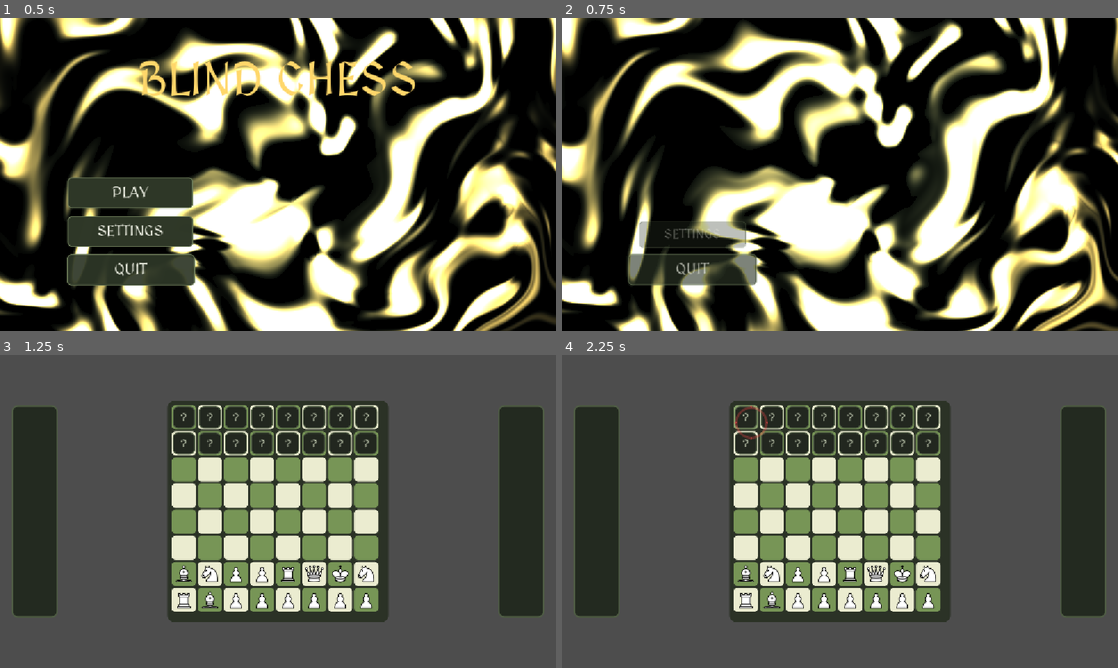
Above: before the commit, frames 1-4 (two rows, left to right).
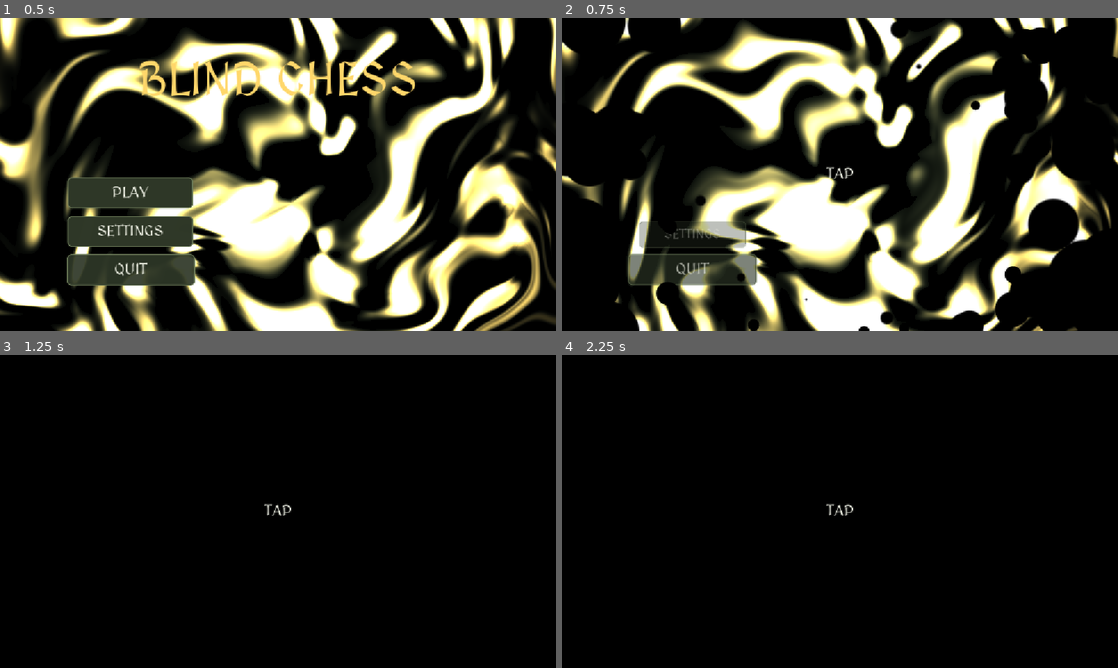
Above: after the commit, the same moments.

Repository: WMsans/blind-chess
Game: Godot game, scene res://scenes/menu.tscn
Two runs of this game, one before a commit and one after it. Both use one fixed random seed, a clock stepped at 60 frames per second and the inputs below.
Inputs (mouse positions are in pixels of both pictures, inside the frame that each line leads up to):
- Up to frame 1 (0.5 s): no input
- Up to frame 2 (0.75 s): click "PLAY" at 0.5 s
- Up to frame 3 (1.25 s): no input
- Up to frame 4 (2.25 s): move the mouse to (962, 495) at 1.27 s; hold Right (ui_right) 1.28-2 s; click (962, 495) at 1.42 s; click (745, 417) at 2.02 s

Frame 1 is identical in both runs. In frame 2, 11% of the frame differs, in the area x 0-100%, y 0-100%; in frame 3, 100%; in frame 4, 100%.

Commit message:
fix: better transitions

Diff:
--- /dev/null
+++ b/assets/shaders/circle_wipe.gdshader
@@ -0,0 +1,16 @@
+shader_type canvas_item;
+
+// gif-02 style wipe: black is only ever the union of circles that spawn at the
+// edges and grow inward. The CPU bakes, per pixel, the factor at which that
+// pixel gets swallowed, so this is a single lookup and threshold - there is no
+// solid region sweeping the screen, only growing circles.
+uniform vec4 base_color : source_color = vec4(0.0, 0.0, 0.0, 1.0);
+uniform float factor : hint_range(0.0, 1.0, 0.01) = 0.0;
+uniform sampler2D field_texture;
+uniform float edge : hint_range(0.0, 0.2, 0.001) = 0.02;
+
+void fragment() {
+	float t = texture(field_texture, UV).r;
+	COLOR.rgb = base_color.rgb;
+	COLOR.a = smoothstep(t, t + edge, factor) * base_color.a;
+}
--- a/scenes/menu.tscn
+++ b/scenes/menu.tscn
@@ -1,10 +1,11 @@
-[gd_scene load_steps=7 format=3 uid="uid://frlgcxc465gs"]
+[gd_scene load_steps=8 format=3 uid="uid://frlgcxc465gs"]
 
 [ext_resource type="Shader" path="res://assets/shaders/menu_background.gdshader" id="1_bg"]
 [ext_resource type="Script" path="res://scripts/ui/menu.gd" id="2_menu"]
 [ext_resource type="Script" path="res://scripts/ui/animated_button.gd" id="3_btn"]
 [ext_resource type="Script" path="res://scripts/ui/setting_row.gd" id="4_row"]
 [ext_resource type="Script" path="res://scripts/ui/settings_menu.gd" id="5_settings"]
+[ext_resource type="PackedScene" path="res://scenes/transition.tscn" id="6_transition"]
 
 [sub_resource type="ShaderMaterial" id="SM_bg"]
 shader = ExtResource("1_bg")
@@ -178,3 +179,5 @@
 accessibility_name = "Back"
 text = "BACK"
 script = ExtResource("3_btn")
+
+[node name="TurnTransition" parent="." instance=ExtResource("6_transition")]
--- a/scripts/game/transition.gd
+++ b/scripts/game/transition.gd
@@ -1,17 +1,33 @@
 extends Control
-## Full-screen black transition that covers the board for a turn hand-off.
+## Full-screen black transition used for turn hand-offs and scene changes.
 ##
-## Uses the Godot Shaders "transition shader with patterns" with a radial
-## gradient, so the wipe closes like an iris. Both textures are generated in
-## code - no binary assets - and the single `factor` uniform drives both
-## directions: cover() runs it 0 -> 1, reveal() runs it back.
+## Reproduces the godotshaders "transition_02" look: black is only ever the
+## union of circles that spawn at the screen edges and grow inward, new ones
+## appearing progressively closer to the centre. The coverage field - for each
+## pixel, the factor at which a growing circle swallows it - is baked on the CPU
+## into a texture, so the shader is one lookup and threshold and no solid region
+## ever sweeps the screen. `factor` drives both directions: cover() runs it
+## 0 -> 1, reveal() runs it back.
 
 signal dismissed
 
-const SHADER := preload("res://assets/shaders/transition.gdshader")
-const COVER_TIME := 0.45
-const REVEAL_TIME := 0.35
-const TEX_SIZE := 256
+const SHADER := preload("res://assets/shaders/circle_wipe.gdshader")
+const COVER_TIME := 1.8
+const REVEAL_TIME := 1.8
+## Field width in texels; height follows the viewport aspect so baked circles
+## stay round on any window shape.
+const FIELD_WIDTH := 256
+const BLOB_COUNT := 90
+## Factor at which a circle at the screen edge / dead centre first appears.
+const SPAWN_OUTER := 0.02
+const SPAWN_INNER := 0.65
+## Value for a pixel no circle covers: it only blacks out at the very end.
+const FIELD_MAX := 0.97
+
+## Set by a caller (the menu) just before a scene swap: the next veil to enter
+## the tree starts fully covered and reveals itself, so the new scene never
+## flashes before its own transition takes over. One-shot, consumed on ready.
+static var start_covered := false
 
 @onready var Black := get_node("Black") as ColorRect
 @onready var Prompt := get_node("Prompt") as Label
@@ -26,12 +42,16 @@
 	_mat = ShaderMaterial.new()
 	_mat.shader = SHADER
 	_mat.set_shader_parameter("base_color", Color(0, 0, 0, 1))
-	_mat.set_shader_parameter("gradient_texture", _radial())
-	_mat.set_shader_parameter("shape_texture", _radial())
+	_mat.set_shader_parameter("field_texture", _field())
 	_mat.set_shader_parameter("factor", _factor)
 	Black.material = _mat
-	_sync_resolution()
-	get_viewport().size_changed.connect(_sync_resolution)
+	# A resize re-stretches the field, so rebuild it to keep the circles round.
+	get_viewport().size_changed.connect(_rebuild_field)
+	if start_covered:
+		start_covered = false
+		_set_factor(1.0)
+		visible = true
+		reveal()
 
 
 ## Close the veil. Returns the Tween so the caller can await .finished.
@@ -84,8 +104,10 @@
 	_mat.set_shader_parameter("factor", value)
 
 
-func _sync_resolution() -> void:
-	_mat.set_shader_parameter("node_resolution", get_viewport_rect().size)
+# ponytail: rebuild is synchronous, so a live window drag re-bakes per resize
+# event; debounce it if that ever shows up in a profile.
+func _rebuild_field() -> void:
+	_mat.set_shader_parameter("field_texture", _field())
 
 
 func _gui_input(event: InputEvent) -> void:
@@ -93,15 +115,41 @@
 		dismiss()
 
 
-func _radial() -> GradientTexture2D:
-	var grad := Gradient.new()
-	grad.set_color(0, Color(0, 0, 0, 1))
-	grad.set_color(1, Color(1, 1, 1, 1))
-	var tex := GradientTexture2D.new()
-	tex.gradient = grad
-	tex.width = TEX_SIZE
-	tex.height = TEX_SIZE
-	tex.fill = GradientTexture2D.FILL_RADIAL
-	tex.fill_from = Vector2(0.5, 0.5)
-	tex.fill_to = Vector2(1.0, 0.5)
-	return tex
+## Bake the coverage field. A circle turns a pixel black at factor
+## `spawn + distance / growth`; storing the minimum of that over every circle
+## gives, per pixel, the factor at which the first grown circle reaches it -
+## exactly the union of the circles, with no underlying radial wipe.
+func _field() -> ImageTexture:
+	var size := get_viewport_rect().size
+	if size.x < 1.0:
+		size = Vector2(16, 9)
+	var w := FIELD_WIDTH
+	var h := clampi(int(round(float(w) * size.y / size.x)), 64, 512)
+	var field := PackedFloat32Array()
+	field.resize(w * h)
+	field.fill(FIELD_MAX)
+	var rng := RandomNumberGenerator.new()
+	rng.seed = 20260212
+	var mid := Vector2(w, h) * 0.5
+	var corner := mid.length()
+	for i in BLOB_COUNT:
+		var growth := rng.randf_range(0.10, 0.26) * float(w)
+		var center := Vector2(rng.randf() * w, rng.randf() * h)
+		# Edge circles appear first, centre ones last.
+		var spawn := lerpf(SPAWN_INNER, SPAWN_OUTER, center.distance_to(mid) / corner)
+		var reach := int(growth * (1.0 - spawn)) + 1
+		var x0 := maxi(0, int(center.x) - reach)
+		var x1 := mini(w - 1, int(center.x) + reach)
+		var y0 := maxi(0, int(center.y) - reach)
+		var y1 := mini(h - 1, int(center.y) + reach)
+		for y in range(y0, y1 + 1):
+			for x in range(x0, x1 + 1):
+				var t := Vector2(x - center.x, y - center.y).length() / growth + spawn
+				var idx := y * w + x
+				if t < field[idx]:
+					field[idx] = t
+	var img := Image.create_empty(w, h, false, Image.FORMAT_RGBAF)
+	for y in h:
+		for x in w:
+			img.set_pixel(x, y, Color(field[y * w + x], 0, 0, 1))
+	return ImageTexture.create_from_image(img)
--- a/scripts/ui/menu.gd
+++ b/scripts/ui/menu.gd
@@ -6,6 +6,7 @@
 ## `saveable_scenes` group contract when the window closes.
 
 const UiMotion = preload("res://scripts/ui/ui_motion.gd")
+const Transition = preload("res://scripts/game/transition.gd")
 
 const PLAY_SCENE := "res://scenes/game.tscn"
 
@@ -13,6 +14,7 @@
 @onready var Title: Label = get_node("Title")
 @onready var Buttons: Control = get_node("Buttons")
 @onready var SettingsPanel = get_node("SettingsPanel")
+@onready var Veil: Control = get_node("TurnTransition/Veil")
 
 var _leaving := false
 var _save: Node
@@ -109,9 +111,15 @@
 	_leaving = true
 	_dismiss_buttons()
 	UiMotion.dismiss(Title, Vector2(0, 40), 0.0)
-	await get_tree().create_timer(0.4).timeout
+	await Veil.cover().finished
+	# The game's own veil starts closed and reveals itself, so the swap never
+	# flashes a bare board; the flag tells that veil we are arriving.
+	Transition.start_covered = true
 	var err := get_tree().change_scene_to_file(PLAY_SCENE)
 	if err != OK:
+		Transition.start_covered = false
+		Veil.reveal()
+		_leaving = false
 		push_error("Failed to load %s (error %d)" % [PLAY_SCENE, err])
 
 
--- a/tests/test_game.gd
+++ b/tests/test_game.gd
@@ -28,6 +28,7 @@
 	var board: Control = game.get_node("Board")
 	var flow: Control = board.get_node("Flow")
 	var veil: Control = game.get_node("TurnTransition/Veil")
+	_check(not veil.is_covered(), "a directly launched game opens uncovered")
 
 	# The scene must deal a shuffled opening, not the regular one; a broken
 	# node override would silently ship standard chess under the fog.
@@ -68,7 +69,8 @@
 	# dismiss would strand the hand-off with _handoff stuck true.
 	await create_timer(0.2).timeout
 	veil.dismiss()
-	await create_timer(1.0).timeout
+	# Cover plus the board spin; the veil arms only after both land.
+	await create_timer(2.5).timeout
 	_check(veil.is_covered(), "hand-off covers the board")
 	_check(absf(flow.rotation - PI) < 0.01, "board rotated 180 degrees for black")
 	# The rotation must not tip the pieces over with the board: every piece is
@@ -88,17 +90,17 @@
 			white_now_hidden += 1
 	_check(white_now_hidden == 16, "hand-off hides white")
 	veil.dismiss()
-	await create_timer(0.6).timeout
+	await create_timer(2.0).timeout
 	_check(not veil.is_covered(), "dismiss reveals the board")
 	_check(absf(flow.rotation - PI) < 0.01, "rotation survives the reveal")
 
 	# Second hand-off rotates back.
 	board.Turn = 0
 	game._on_move_settled()
-	await create_timer(1.0).timeout
+	await create_timer(2.5).timeout
 	_check(absf(flow.rotation) < 0.01, "second hand-off rotates back")
 	veil.dismiss()
-	await create_timer(0.6).timeout
+	await create_timer(2.0).timeout
 
 	# Empty cells are skipped by the fog pass.
 	var empty_cell := flow.get_node("0-0")
@@ -114,10 +116,10 @@
 	await create_timer(0.3).timeout
 	_check(not veil.is_covered(), "hand-off waits for the promotion panel")
 	game.get_node("Board/Promotion").visible = false
-	await create_timer(1.0).timeout
+	await create_timer(2.5).timeout
 	_check(veil.is_covered(), "hand-off proceeds once promotion closes")
 	veil.dismiss()
-	await create_timer(0.6).timeout
+	await create_timer(2.0).timeout
 
 	# A finished game never covers the winning move.
 	game._on_game_win()
--- a/tests/test_transition.gd
+++ b/tests/test_transition.gd
@@ -25,6 +25,10 @@
 	var veil: Control = layer.get_node("Veil")
 	_check(veil.mouse_filter == Control.MOUSE_FILTER_STOP, "veil blocks the board while up")
 	_check(not veil.is_covered(), "veil starts open")
+	# gif 02 covers the screen with growing circles only; a radial gradient or
+	# shape texture reappearing here would silently regress it to a solid iris.
+	var mat: ShaderMaterial = layer.get_node("Veil/Black").material
+	_check(mat.get_shader_parameter("field_texture") is ImageTexture, "the wipe uses the generated circle field")
 
 	var covering: Tween = veil.cover()
 	# A click before the cover finishes must be ignored: the hand-off is not
@@ -39,12 +43,29 @@
 	veil.dismissed.connect(func(): shots[0] += 1)
 	veil.dismiss()
 	veil.dismiss()
-	await create_timer(0.6).timeout
+	await create_timer(2.0).timeout
 	_check(shots[0] == 1, "repeated clicks dismiss once")
 	_check(not veil.is_covered(), "reveal fully opens")
 	_check(not veil.visible, "veil hides after revealing")
 
 	layer.queue_free()
 	await process_frame
+
+	# Arriving from the menu: the one-shot flag makes a fresh veil start fully
+	# closed and reveal itself, so swapping scenes never flashes the new board.
+	var veil_script = load("res://scripts/game/transition.gd")
+	veil_script.start_covered = true
+	var arriving: CanvasLayer = load("res://scenes/transition.tscn").instantiate()
+	root.add_child(arriving)
+	await process_frame
+	var fresh: Control = arriving.get_node("Veil")
+	_check(fresh.is_covered(), "a veil flagged by the menu starts covered")
+	_check(not veil_script.start_covered, "the start-covered flag is one-shot")
+	await create_timer(2.0).timeout
+	_check(not fresh.is_covered(), "the arriving veil reveals itself")
+	_check(not fresh.visible, "the arriving veil hides after revealing")
+
+	arriving.queue_free()
+	await process_frame
 	print("RESULT: %d failure(s)" % _fails)
 	quit(1 if _fails > 0 else 0)
Not shown, added: assets/shaders/circle_wipe.gdshader.uid
